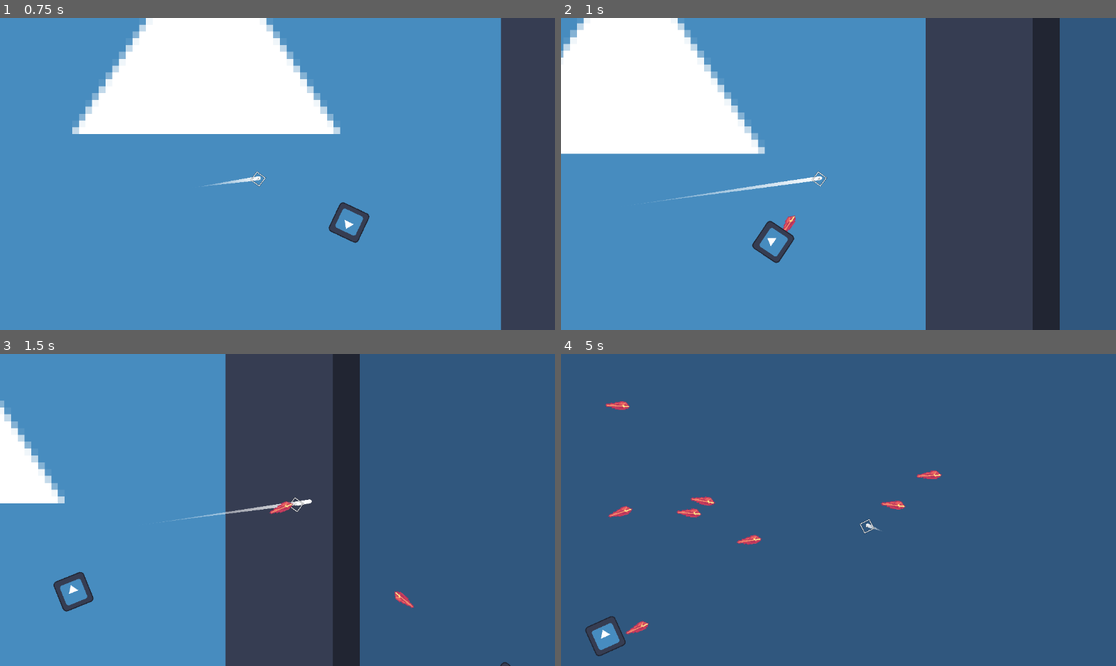
Above: before the commit, frames 1-4 (two rows, left to right).
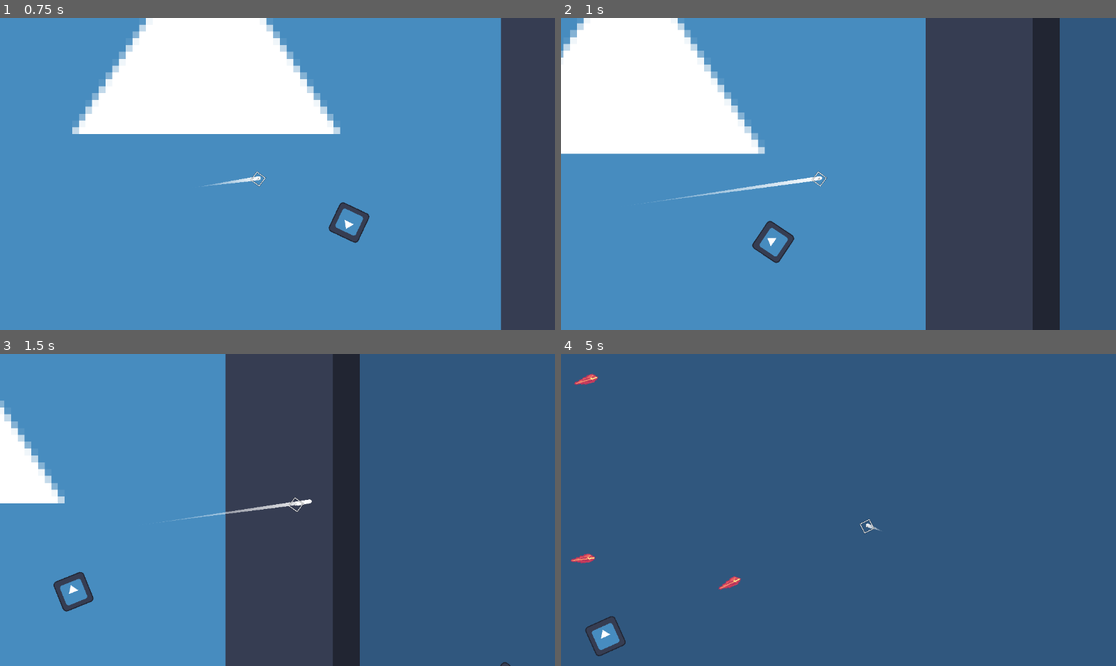
Above: after the commit, the same moments.

Repository: HazarBakir/void_blade
Game: Godot game, scene res://scenes/game_scene.tscn
Same seed, same stepped clock (60 frames per second), same inputs: the game is played once before the commit and once after it. The engine's default icon, where the game draws it, is replaced by a stand-in: a white triangle on a blue panel in a dark square.
Inputs (mouse positions are in pixels of both pictures, inside the frame that each line leads up to):
- Up to frame 1 (0.75 s): move the mouse to (399, 158) at 0.52 s; press the mouse at (399, 158) at 0.53 s
- Up to frame 2 (1 s): no input
- Up to frame 3 (1.5 s): move the mouse to (166, 525) at 1.27 s; release the mouse at (166, 525) at 1.28 s; click (166, 525) at 1.35 s
- Up to frame 4 (5 s): move the mouse to (894, 441) at 2.02 s; press the mouse at (894, 441) at 2.03 s; move the mouse to (810, 572) at 2.77 s; release the mouse at (810, 572) at 2.78 s; click (810, 572) at 2.85 s; move the mouse to (1005, 556) at 3.52 s; press the mouse at (1005, 556) at 3.53 s; move the mouse to (672, 463) at 4.27 s; release the mouse at (672, 463) at 4.28 s; click (672, 463) at 4.35 s

Frame 1 is identical in both runs. In frame 2, less than 0.1% of the frame differs, in the area x 39-43%, y 63-69%; in frame 3, 0.2%; in frame 4, 1.0%, in the area x 1-69%, y 6-90%.

Commit message:
dude, bullets are fast!

Diff:
--- a/Scripts/enemy/bullet.gd
+++ b/Scripts/enemy/bullet.gd
@@ -1,10 +1,9 @@
 extends Area2D
 
-var speed = 500
+var speed = 300.0
 var target: CharacterBody2D
 var direction = Vector2.ZERO
 var follow_target = true
-
 func _ready():
 	var follow_timer = Timer.new()
 	follow_timer.wait_time = 1.0
@@ -17,8 +16,6 @@
 func _physics_process(delta):
 	move_to_player()
 	position += direction * speed * delta
-	if follow_target and target:
-		look_at(target.position)
 
 func _on_body_entered(body):
 	if body.is_in_group("player"):
@@ -40,3 +37,4 @@
 func move_to_player():
 	if follow_target and target:
 		direction = (target.position - position).normalized()
+		look_at(target.position)
--- a/scenes/enemy_lvl_1.tscn
+++ b/scenes/enemy_lvl_1.tscn
@@ -22,6 +22,7 @@
 position = Vector2(12, 0)
 
 [node name="Timer" type="Timer" parent="."]
+wait_time = 2.0
 autostart = true
 
 [node name="Area2D" type="Area2D" parent="."]
